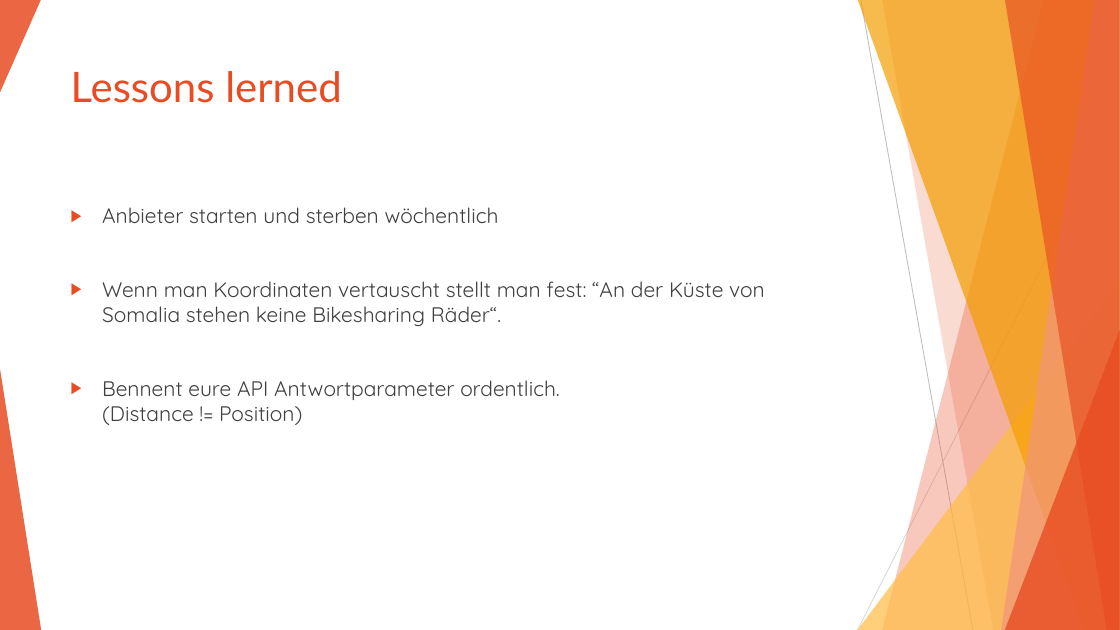
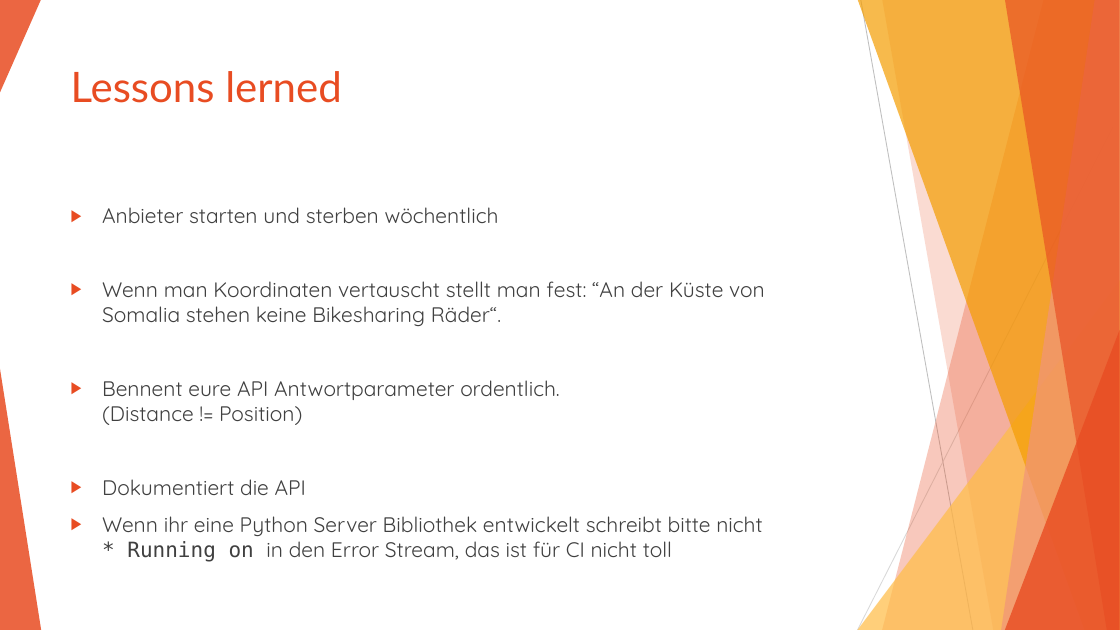
Before and after one commit to Jugendhackt/VUBA, a slide deck: slide 5 of VUBA.pptx. Drawn at 1120x630 pixels with LibreOffice and Linux fonts; fonts in the diff are those of the drawing. Boxes give left, top, right and bottom in pixels: in the first picture for what was removed or moved away, otherwise in the second. Text is boxed around its words. In the diff, an @@ line names an element or a change of style, - is before the commit and + after.

Commit message:
presentation

```diff
--- a/VUBA.pptx
+++ b/VUBA.pptx
@@ text at [102,479,762,562]: paragraphs added @@
+▶ Dokumentiert die API
+▶ Wenn ihr eine Python Server Bibliothek entwickelt schreibt bitte nicht
+  * Running on in den Error Stream, das ist für CI nicht toll
```
Also in this commit, not shown: 3 other files.
